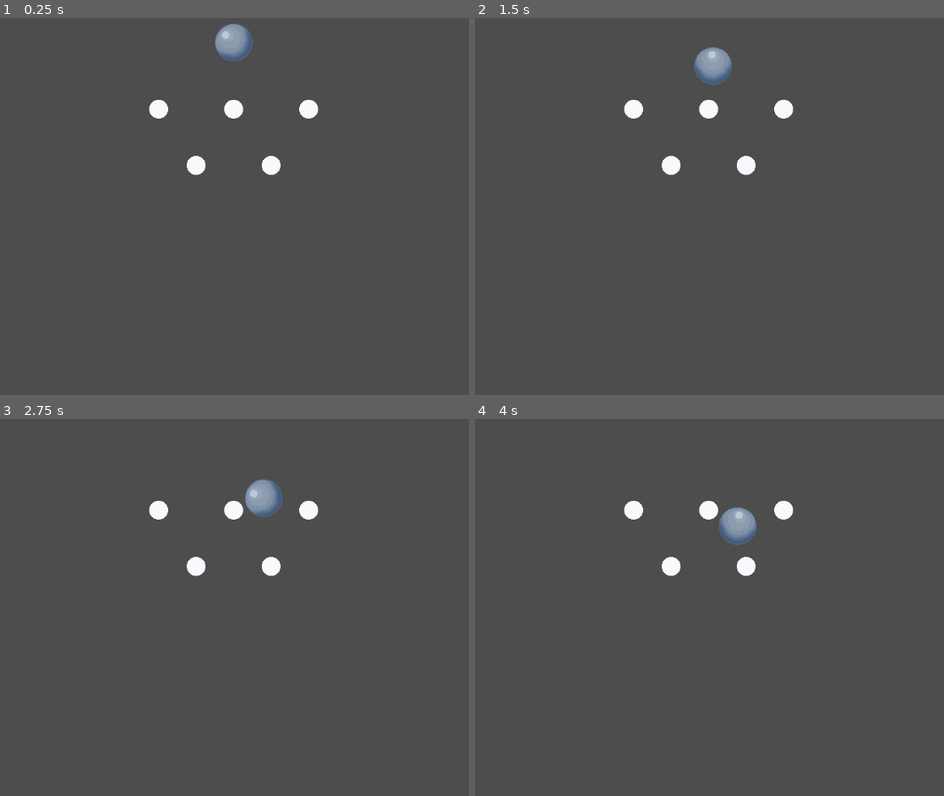
Above: before the commit, frames 1-4 (two rows, left to right).
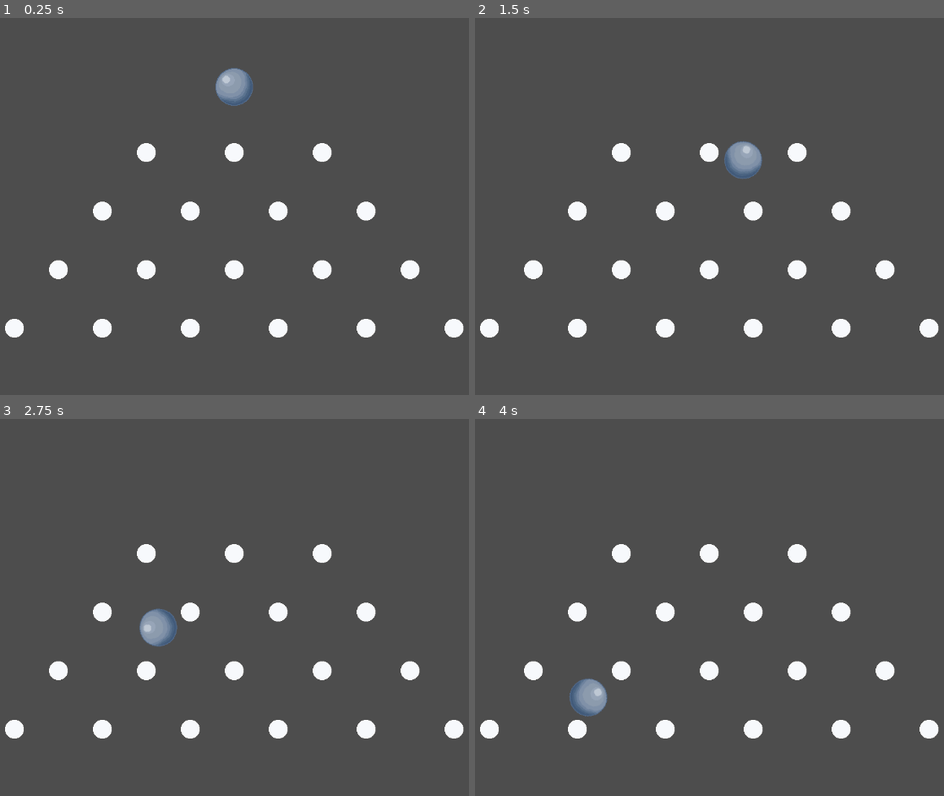
Above: after the commit, the same moments.

Repository: FiCeHo/Plink-go
Game: Godot game, scene res://game.tscn
Same seed, same stepped clock (60 frames per second), same inputs: the game is played once before the commit and once after it.
Inputs (mouse positions are in pixels of both pictures, inside the frame that each line leads up to):
- Up to frame 1 (0.25 s): no input
- Up to frame 2 (1.5 s): tap Enter at 0.5 s; move the mouse to (854, 187) at 0.52 s; press the mouse at (854, 187) at 0.53 s; move the mouse to (573, 225) at 1.27 s; release the mouse at (573, 225) at 1.28 s; click (573, 225) at 1.35 s
- Up to frame 3 (2.75 s): move the mouse to (300, 524) at 2.02 s; press the mouse at (300, 524) at 2.03 s
- Up to frame 4 (4 s): move the mouse to (676, 682) at 2.77 s; release the mouse at (676, 682) at 2.78 s; click (676, 682) at 2.85 s; move the mouse to (911, 664) at 3.52 s; press the mouse at (911, 664) at 3.53 s

The runs differ from the first frame. In frame 1, 5.0% of the frame differs, in the area x 1-99%, y 1-85%; in frame 2, 4.9%; in frame 3, 5.1%, in the area x 1-99%, y 15-85%; in frame 4, 5.1%.

Commit message:
Added respawn and more pins

Diff:
--- a/plink-go!/game.tscn
+++ b/plink-go!/game.tscn
@@ -4,29 +4,68 @@
 [ext_resource type="PackedScene" uid="uid://cpkx3tyqn2kuw" path="res://player.tscn" id="2_feb5d"]
 
 [sub_resource type="RectangleShape2D" id="RectangleShape2D_e2o6t"]
-size = Vector2(1000, 1000)
+size = Vector2(1150, 1000)
 
 [node name="Game" type="Node2D"]
 
-[node name="Pin" parent="." instance=ExtResource("1_e2o6t")]
-position = Vector2(576, 160)
-
-[node name="Player" parent="." instance=ExtResource("2_feb5d")]
-position = Vector2(576, 46)
-
 [node name="TouchScreenButton" type="TouchScreenButton" parent="."]
-position = Vector2(564, 264)
+position = Vector2(577, 264)
 shape = SubResource("RectangleShape2D_e2o6t")
 action = "ui_touch"
 
+[node name="Pin" parent="." instance=ExtResource("1_e2o6t")]
+position = Vector2(577, 234)
+
+[node name="Player" parent="." instance=ExtResource("2_feb5d")]
+position = Vector2(577, 122)
+
 [node name="Pin2" parent="." instance=ExtResource("1_e2o6t")]
-position = Vector2(704, 160)
+position = Vector2(727, 234)
 
 [node name="Pin3" parent="." instance=ExtResource("1_e2o6t")]
-position = Vector2(448, 160)
+position = Vector2(427, 234)
 
 [node name="Pin4" parent="." instance=ExtResource("1_e2o6t")]
-position = Vector2(512, 256)
+position = Vector2(502, 334)
 
 [node name="Pin5" parent="." instance=ExtResource("1_e2o6t")]
-position = Vector2(640, 256)
+position = Vector2(652, 334)
+
+[node name="Pin6" parent="." instance=ExtResource("1_e2o6t")]
+position = Vector2(802, 334)
+
+[node name="Pin7" parent="." instance=ExtResource("1_e2o6t")]
+position = Vector2(352, 334)
+
+[node name="Pin8" parent="." instance=ExtResource("1_e2o6t")]
+position = Vector2(577, 434)
+
+[node name="Pin9" parent="." instance=ExtResource("1_e2o6t")]
+position = Vector2(727, 434)
+
+[node name="Pin10" parent="." instance=ExtResource("1_e2o6t")]
+position = Vector2(427, 434)
+
+[node name="Pin11" parent="." instance=ExtResource("1_e2o6t")]
+position = Vector2(277, 434)
+
+[node name="Pin12" parent="." instance=ExtResource("1_e2o6t")]
+position = Vector2(877, 434)
+
+[node name="Pin13" parent="." instance=ExtResource("1_e2o6t")]
+position = Vector2(652, 534)
+
+[node name="Pin14" parent="." instance=ExtResource("1_e2o6t")]
+position = Vector2(802, 534)
+
+[node name="Pin15" parent="." instance=ExtResource("1_e2o6t")]
+position = Vector2(502, 534)
+
+[node name="Pin16" parent="." instance=ExtResource("1_e2o6t")]
+position = Vector2(352, 534)
+
+[node name="Pin17" parent="." instance=ExtResource("1_e2o6t")]
+position = Vector2(952, 534)
+
+[node name="Pin18" parent="." instance=ExtResource("1_e2o6t")]
+position = Vector2(202, 534)
--- a/plink-go!/player.gd
+++ b/plink-go!/player.gd
@@ -1,10 +1,28 @@
 extends RigidBody2D
 
 var isSetup = true
+var initial_position: Vector2
+var fallThreshold = 700
+
+func _ready():
+	initial_position = global_position
 
 func _physics_process(delta):
 	if isSetup:
 		if Input.is_action_pressed("ui_touch"):
-			gravity_scale = 1.0
+			gravity_scale = 3.5
 			isSetup = false
 			angular_velocity = randf_range(-5, 5)
+		else:
+			_process(delta)
+
+func _process(delta):
+	if global_position.y > fallThreshold:
+		respawn()
+
+func respawn():
+	global_position = initial_position
+	gravity_scale = 0.0
+	linear_velocity = Vector2.ZERO
+	angular_velocity = 0
+	isSetup = true
--- a/plink-go!/project.godot
+++ b/plink-go!/project.godot
@@ -30,3 +30,4 @@
 [rendering]
 
 renderer/rendering_method="mobile"
+textures/vram_compression/import_etc2_astc=true
Not shown, added: plink-go!/export_presets.cfg
